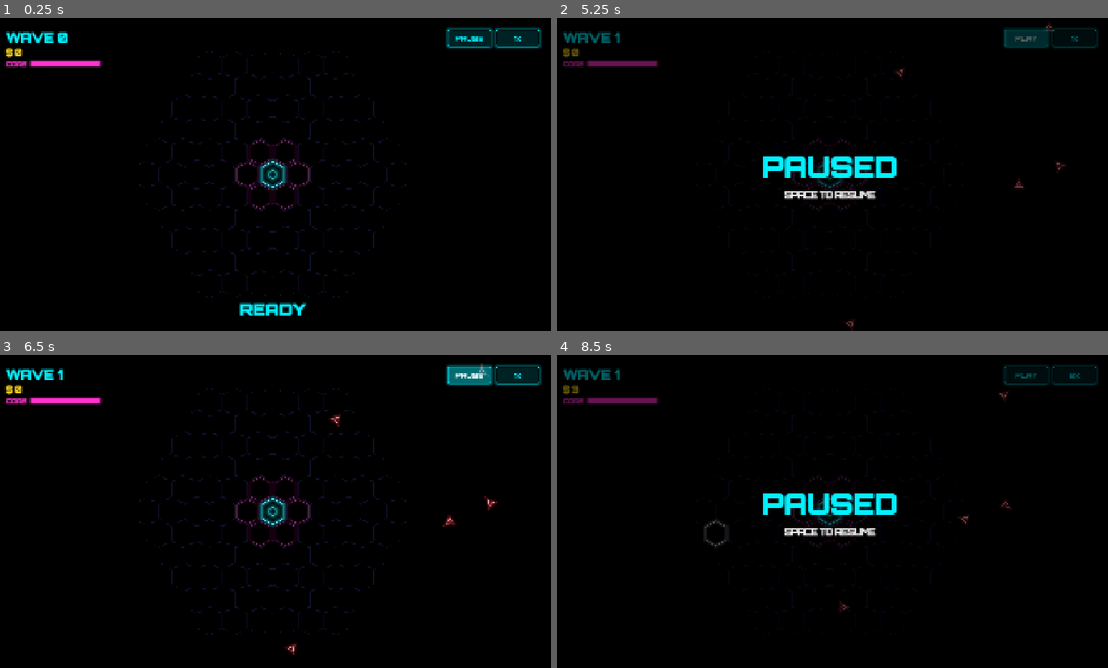
Above: before the commit, frames 1-4 (two rows, left to right).
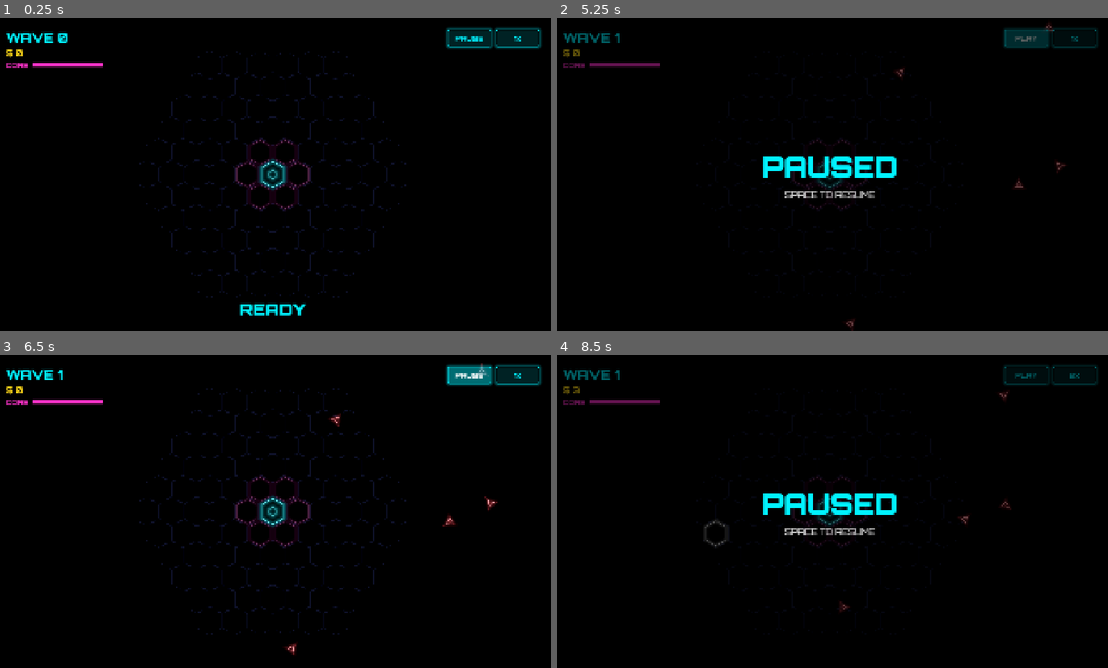
Above: after the commit, the same moments.

Repository: seoyeonwoo11/hexagon
Game: Godot game, scene res://scenes/main.tscn
Same seed, same stepped clock (60 frames per second), same inputs: the game is played once before the commit and once after it.
Inputs (mouse positions are in pixels of both pictures, inside the frame that each line leads up to):
- Up to frame 1 (0.25 s): no input
- Up to frame 2 (5.25 s): click "1x" at 0.5 s; click "2x" at 1.25 s; click "1x" at 2 s; click "2x" at 2.75 s; click "1x" at 3.5 s; click "2x" at 4.25 s; click "PAUSE" at 5 s
- Up to frame 3 (6.5 s): click "PLAY" at 5.75 s
- Up to frame 4 (8.5 s): move the mouse to (953, 495) at 6.52 s; tap F at 6.6 s; tap Space at 6.77, 8.27 s; click "PLAY" at 7.25 s; move the mouse to (716, 527) at 8.02 s; tap R at 8.1 s

The runs differ from the first frame. In frame 1, 0.7% of the frame differs, in the area x 0-56%, y 4-96%; in frame 2, 0.8%, in the area x 1-62%, y 4-58%; in frame 3, 0.5%; in frame 4, 0.8%.

Commit message:
HUD 글자 번짐 줄여 또렷하게
Co-Authored-By: Claude Opus 5.5 <noreply@anthropic.com>
Claude-Session: https://claude.ai/code/session_01FxD1R6gogt5cwBiW2ee9Dt

Diff:
--- a/scripts/hud.gd
+++ b/scripts/hud.gd
@@ -45,14 +45,14 @@
 	info.size_flags_vertical = Control.SIZE_SHRINK_BEGIN
 	info.add_theme_constant_override("separation", 6)
 	root.add_child(info)
-	_wave_label = _make_label(NEON_CYAN, 44, 800)
-	_money_label = _make_label(NEON_YELLOW, 28, 600)
+	_wave_label = _make_label(NEON_CYAN, 44, 800, 0.25)
+	_money_label = _make_label(NEON_YELLOW, 30, 700)
 	info.add_child(_wave_label)
 	info.add_child(_money_label)
 	var core_row := HBoxContainer.new()
 	core_row.add_theme_constant_override("separation", 14)
 	info.add_child(core_row)
-	_core_label = _make_label(NEON_PINK, 22, 600)
+	_core_label = _make_label(NEON_PINK, 24, 700)
 	_core_label.text = "CORE"
 	_core_bar = _make_bar(NEON_PINK)
 	core_row.add_child(_core_label)
@@ -70,7 +70,7 @@
 	buttons.add_child(_speed_button)
 
 	# 아래 가운데 안내 문구
-	_banner_label = _make_label(Color.WHITE, 56, 900)
+	_banner_label = _make_label(Color.WHITE, 56, 900, 0.3)
 	_banner_label.size_flags_horizontal = Control.SIZE_SHRINK_CENTER
 	_banner_label.size_flags_vertical = Control.SIZE_SHRINK_END
 	_banner_label.horizontal_alignment = HORIZONTAL_ALIGNMENT_CENTER
@@ -91,7 +91,7 @@
 	center.alignment = BoxContainer.ALIGNMENT_CENTER
 	center.add_theme_constant_override("separation", 18)
 	_overlay.add_child(center)
-	_overlay_title = _make_label(NEON_CYAN, 96, 900)
+	_overlay_title = _make_label(NEON_CYAN, 96, 900, 0.35)
 	_overlay_sub = _make_label(Color(1, 1, 1, 0.85), 28, 500)
 	for l in [_overlay_title, _overlay_sub]:
 		l.horizontal_alignment = HORIZONTAL_ALIGNMENT_CENTER
@@ -176,14 +176,16 @@
 	return f
 
 
-func _make_label(color: Color, font_size: int, weight: int) -> Label:
+## glow: 글자 뒤 빛 번짐의 세기 (0이면 없음). 작은 글자에 번짐을 주면 뿌옇게 보이므로
+## 큰 제목에만 약하게 쓴다.
+func _make_label(color: Color, font_size: int, weight: int, glow: float = 0.0) -> Label:
 	var label := Label.new()
 	var settings := LabelSettings.new()
 	settings.font = font_weight(weight)
 	settings.font_size = font_size
 	settings.font_color = color
-	settings.shadow_color = Color(color, 0.45)
-	settings.shadow_size = 10
+	settings.shadow_color = Color(color, glow)
+	settings.shadow_size = 6 if glow > 0.0 else 0
 	settings.shadow_offset = Vector2.ZERO
 	label.label_settings = settings
 	label.mouse_filter = Control.MOUSE_FILTER_IGNORE
@@ -191,8 +193,9 @@
 
 
 func _set_label_color(label: Label, color: Color) -> void:
+	var glow := label.label_settings.shadow_color.a
 	label.label_settings.font_color = color
-	label.label_settings.shadow_color = Color(color, 0.45)
+	label.label_settings.shadow_color = Color(color, glow)
 
 
 func _make_bar(color: Color) -> ProgressBar:
@@ -207,8 +210,8 @@
 	bg.set_border_width_all(2)
 	var fill := StyleBoxFlat.new()
 	fill.bg_color = color
-	fill.shadow_color = Color(color, 0.5)
-	fill.shadow_size = 8
+	fill.shadow_color = Color(color, 0.3)
+	fill.shadow_size = 4
 	bar.add_theme_stylebox_override("background", bg)
 	bar.add_theme_stylebox_override("fill", fill)
 	return bar
